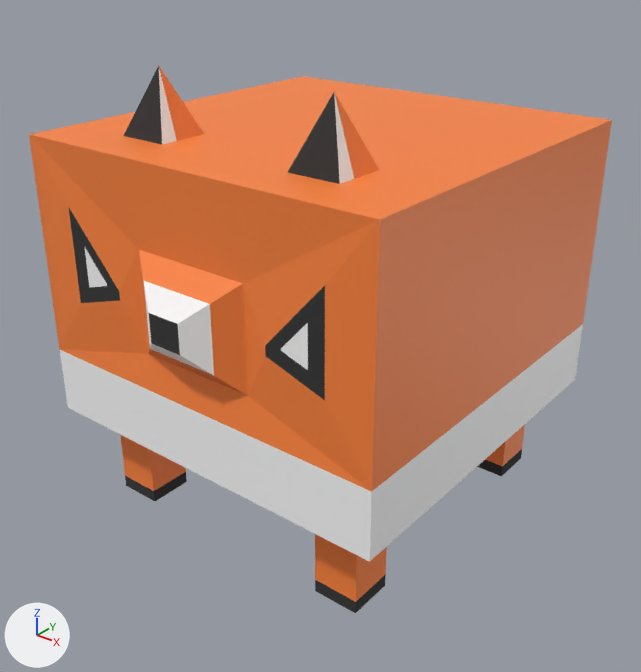
The FBX model Assets/Meshes/Fox.fbx: old version first, new version second.
Both versions are drawn from a 50 mm camera at (0.453, -0.579, 0.507) aimed at (-0.005, -0.006, 0.151). The axes (+X, +Y, +Z) are drawn at lower left. The lights are the same throughout. Where no turn or scale is listed for an object, it has been applied to the vertices.

The first picture shows 'Fox'.
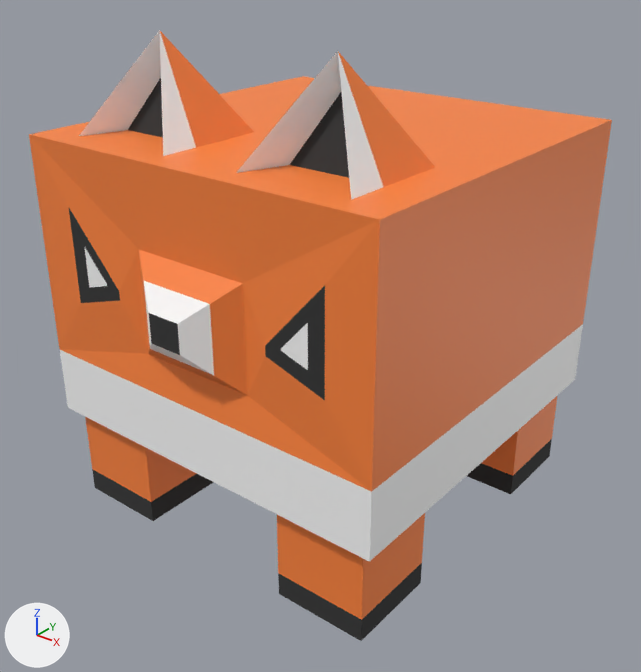
The newer file is also rescaled (x0.983) as a whole; pictures and numbers use the older file's frame.

The change in detail:
me_plane is used by ob_fox; location (0.0, 0.0, 0.001).
me_plane had 167 vertices, 166 faces and spanned x -0.171..0.171, y -0.194..0.266, z 0.0..0.394.
me_plane now has 157 vertices, 152 faces and spans x -0.171..0.171, y -0.194..0.263, z 0.0..0.42.
me_plane part 1: the loose piece of 12 vertices spanning x -0.138..-0.097, y -0.141..-0.1, z 0.0..0.085 is deleted.
me_plane part 2: the loose piece of 12 vertices spanning x 0.097..0.138, y -0.141..-0.1, z 0.0..0.085 is deleted.
me_plane part 3: the loose piece of 12 vertices spanning x 0.097..0.138, y 0.1..0.141, z 0.0..0.085 is deleted.
Part 4, on me_plane:
24 vertices are removed from x -0.108..0.108, y -0.127..0.266, z 0.167..0.394.
56 faces are deleted.
8 vertices move from x -0.108..0.108, y -0.112..-0.082, z 0.341 to x -0.135..0.135, y -0.117..-0.052, z 0.341.
38 vertices are added at x -0.159..0.135, y -0.162..0.19, z 0.0..0.42.
24 new vertices lie (0.083, 0.0, 0.0) away from vertices in x -0.159..0.076, y -0.162..0.162, z 0.0..0.093.
48 new faces join them, mat_orange (orange #ff853c).
18 new faces join them, mat_black (black #333333).
16 new faces join them, mat_white (white #ffffff).

Changed parts and their boxes (x1, y1, x2, y2) in the pictures (641 x 672 px; the box of a moved part takes in the faces that stretch with it):
'Fox', reshaped (12% taller)
    before: (29, 66, 612, 613)
    after: (29, 30, 612, 641)
part 1 of me_plane, deleted
    before: (120, 435, 187, 501)
part 2 of me_plane, deleted (orange)
    before: (315, 534, 387, 613)
part 3 of me_plane, deleted
    before: (477, 425, 525, 476)
part 4 of me_plane, moved or reshaped
    before: (29, 66, 611, 220)
    after: (29, 30, 611, 641)
